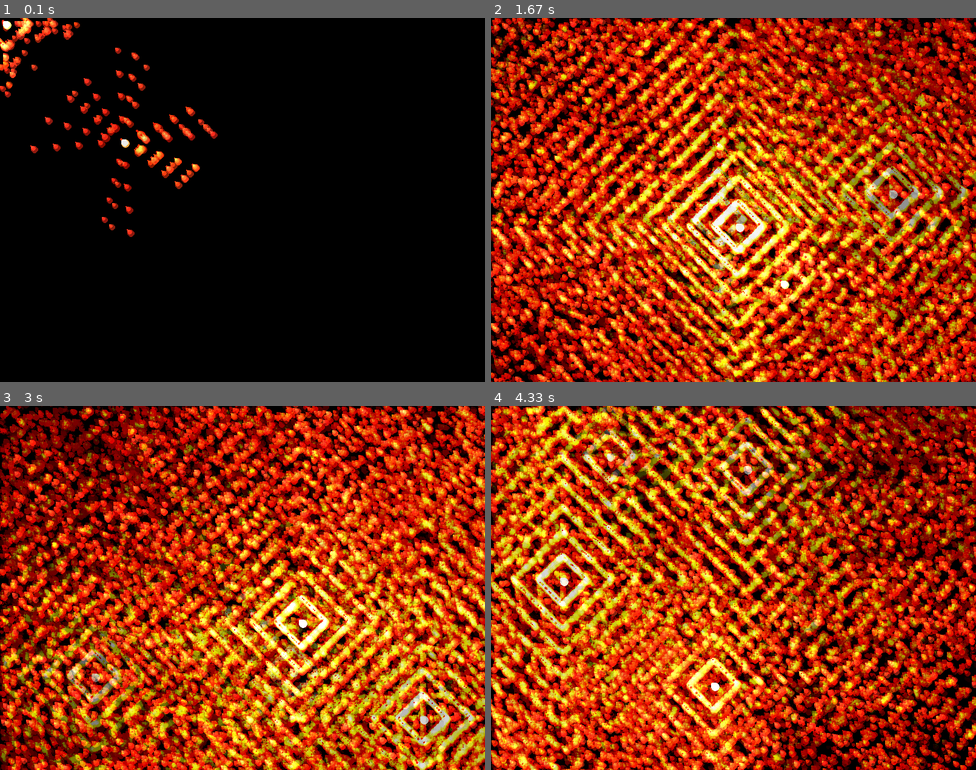
Above: before the commit, frames 1-4 (two rows, left to right).
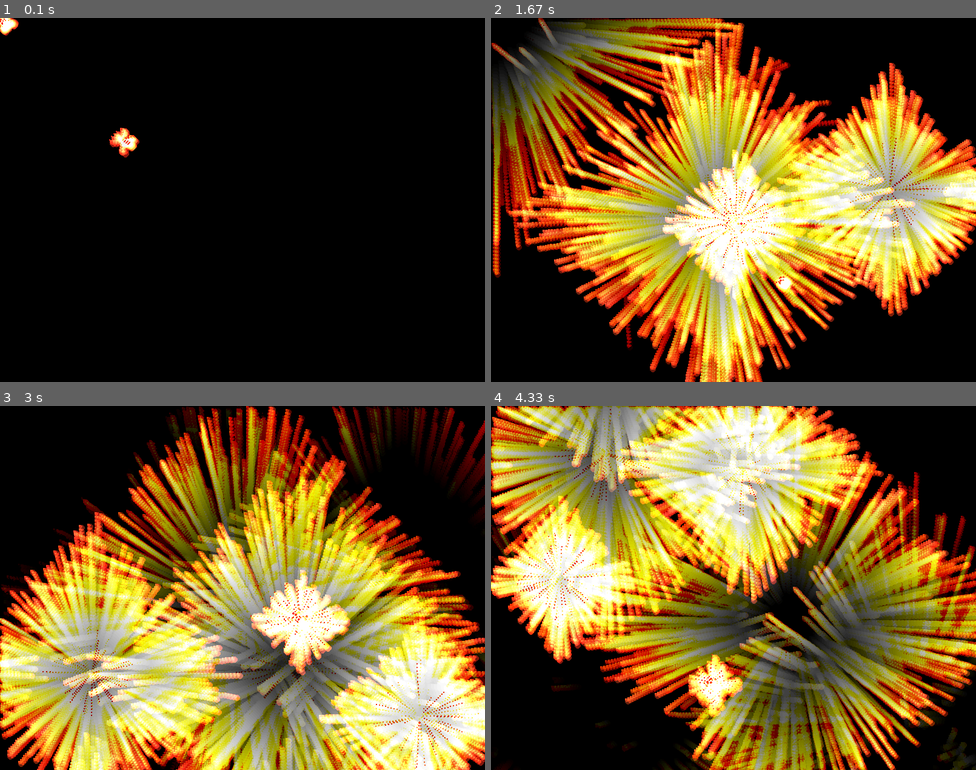
Above: after the commit, the same moments.

Repository: rbaltrusch/pygame_examples
Game: pygame game, started from code/light_particles/main.py
Two runs of this game, one before a commit and one after it. Both use one fixed random seed, a clock stepped at 60 frames per second and the inputs below.
Inputs (mouse positions are in pixels of both pictures, inside the frame that each line leads up to):
- Up to frame 1 (0.1 s): no input
- Up to frame 2 (1.67 s): hold W 0.33-0.8 s; move the mouse to (714, 214) at 0.37 s; hold S 0.83-1.13 s; move the mouse to (888, 189) at 0.87 s; hold W 1.17-1.53 s; move the mouse to (733, 221) at 1.2 s; hold S from 1.57 s (still down); move the mouse to (782, 280) at 1.6 s
- Up to frame 3 (3 s): release S at 1.93 s; hold W 1.97-2.27 s; move the mouse to (92, 675) at 2 s; hold S 2.3-2.6 s; move the mouse to (421, 715) at 2.33 s; hold W from 2.63 s (still down); move the mouse to (300, 620) at 2.67 s
- Up to frame 4 (4.33 s): release W at 3 s; hold S 3.03-3.4 s; move the mouse to (607, 453) at 3.07 s; hold W 3.43-3.73 s; move the mouse to (743, 464) at 3.47 s; hold S 3.77-4.07 s; move the mouse to (558, 577) at 3.8 s; hold W from 4.1 s (still down); move the mouse to (709, 682) at 4.13 s

The runs differ from the first frame. In frame 1, 2.8% of the frame differs, in the area x 0-45%, y 0-61%; in frame 2, 94%; in frame 3, 95%; in frame 4, 96%, in the area x 0-100%, y 0-100%.

Commit message:
Update module docstring and fix particle speed to a reasonable start value

Diff:
--- a/code/light_particles/main.py
+++ b/code/light_particles/main.py
@@ -1,7 +1,9 @@
 # -*- coding: utf-8 -*-
 """
 A light source experiment based on emitting light particles from a source point.
-Did not completely work out yet, as the particles are not blended properly.
+
+Use W and S keys to increase and decrease the particle speed
+(and thus the perceived brightness of the light source) during the simulation.
 
 @author: Korean_Crimson
 """
@@ -18,7 +20,7 @@
 HEIGHT = 600
 ENERGY_DECAY = 0.05
 MIN_ENERGY = 0.05
-SPEED_SCALING = 40
+SPEED_SCALING = 5
 COLLISION_REDUCTION_FACTOR = 0.2
 MAX_RADIUS_INCREASE = 7  # this defines how chunky a particle will look!
 
